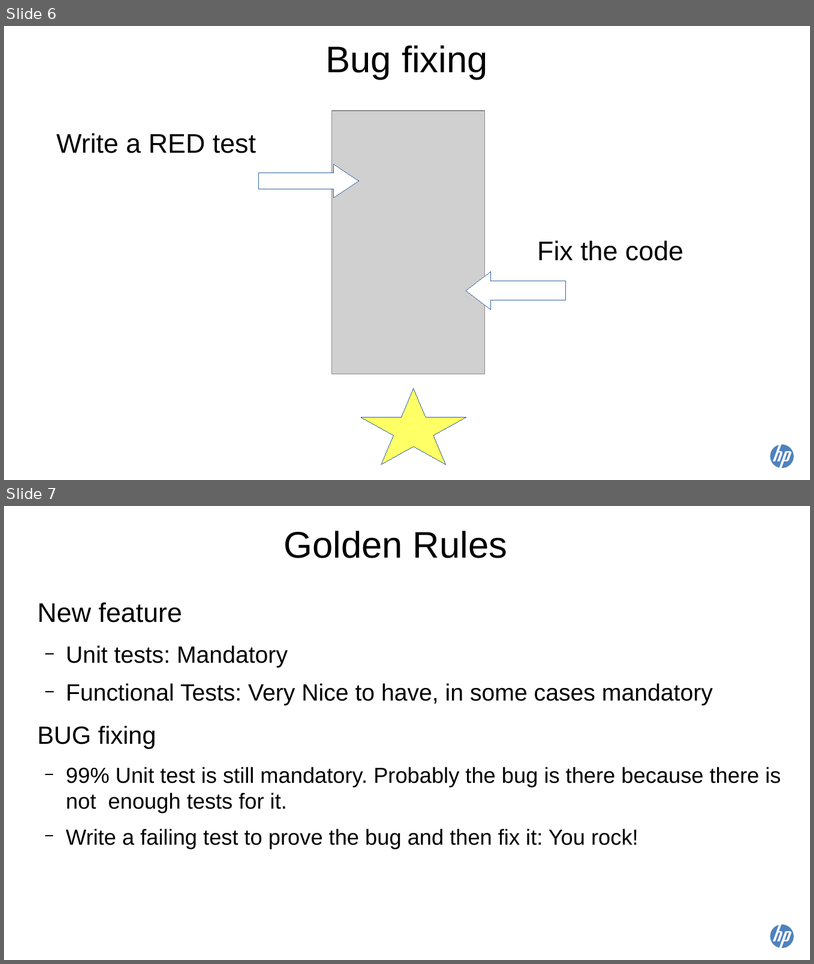
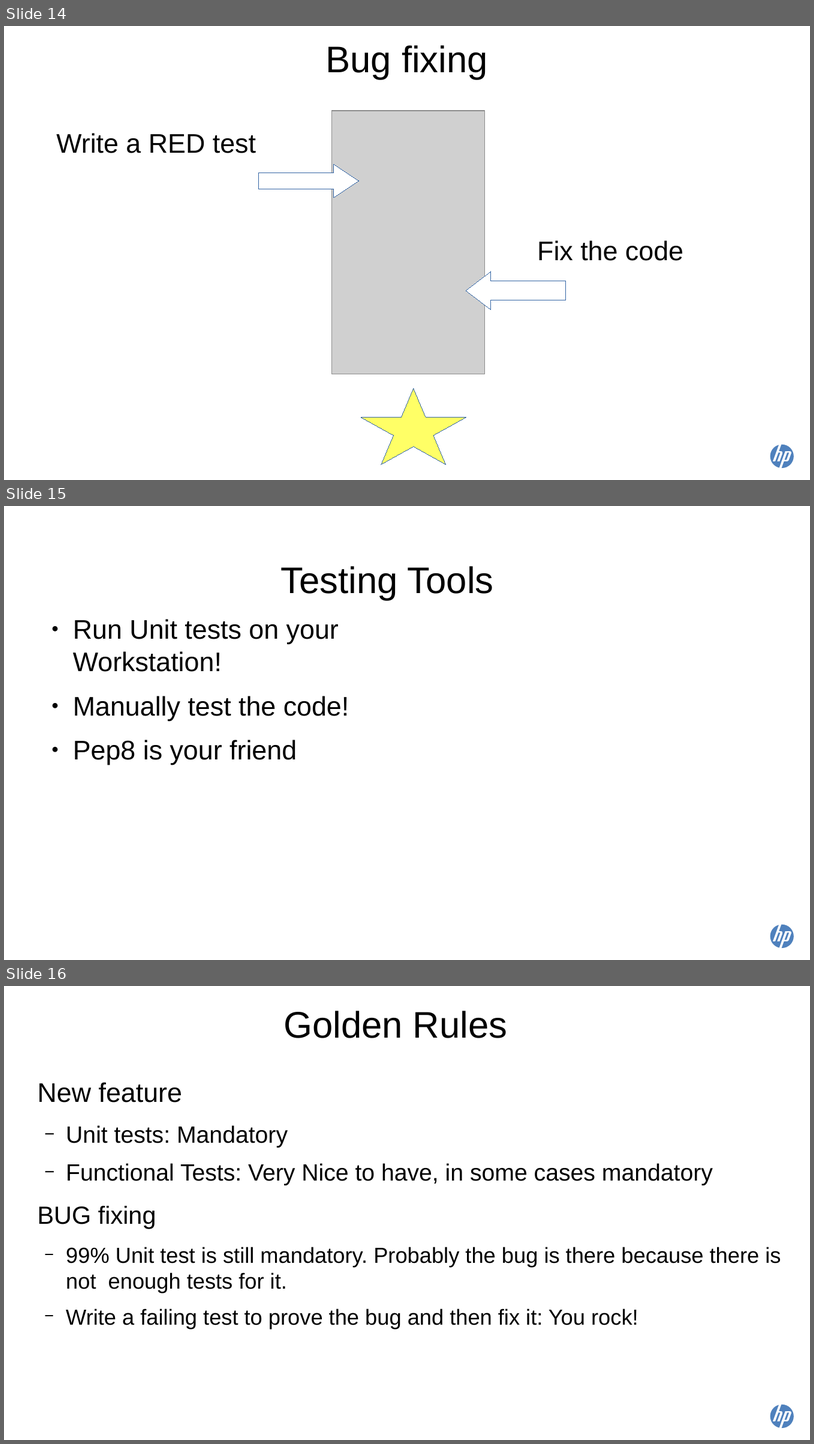
Before and after one commit to scottdangelo/TokyoSummitTalk, a slide deck: Tokyo2015_ROZ.odp. Shown one above the other, each under a label of ours: slides 6 and 7 before the commit, slides 14, 15 and 16 after it. The pictures are 814x964 and 814x1444 pixels, drawn with LibreOffice and Linux fonts; fonts in the diff are those of the drawing; grey boxes stand for pictures. Boxes give left, top, right and bottom in pixels: in the first picture for what was removed or moved away, otherwise in the second. Text is boxed around its words. In the diff, an @@ line names an element or a change of style, - is before the commit and + after.

```diff
--- a/Tokyo2015_ROZ.odp
+++ b/Tokyo2015_ROZ.odp
@@ slide 15 added at bbox=[4, 506, 810, 960], background #FFFFFF; not listed: 1 template element that a slide beside it also shows @@
@@ title added at bbox=[281, 566, 494, 600], 44 pt, text #000000 @@
+Testing Tools
@@ text added at bbox=[73, 619, 350, 765], 32 pt, text #000000 @@
+● Run Unit tests on your Workstation!
+● Manually test the code!
+● Pep8 is your friend
@@ what was slide 6 is now slide 14 @@
@@ what was slide 7 is now slide 16 @@
```
Also in this commit, not shown: 2 slides changed, 9 other slides added, 1 other file.
